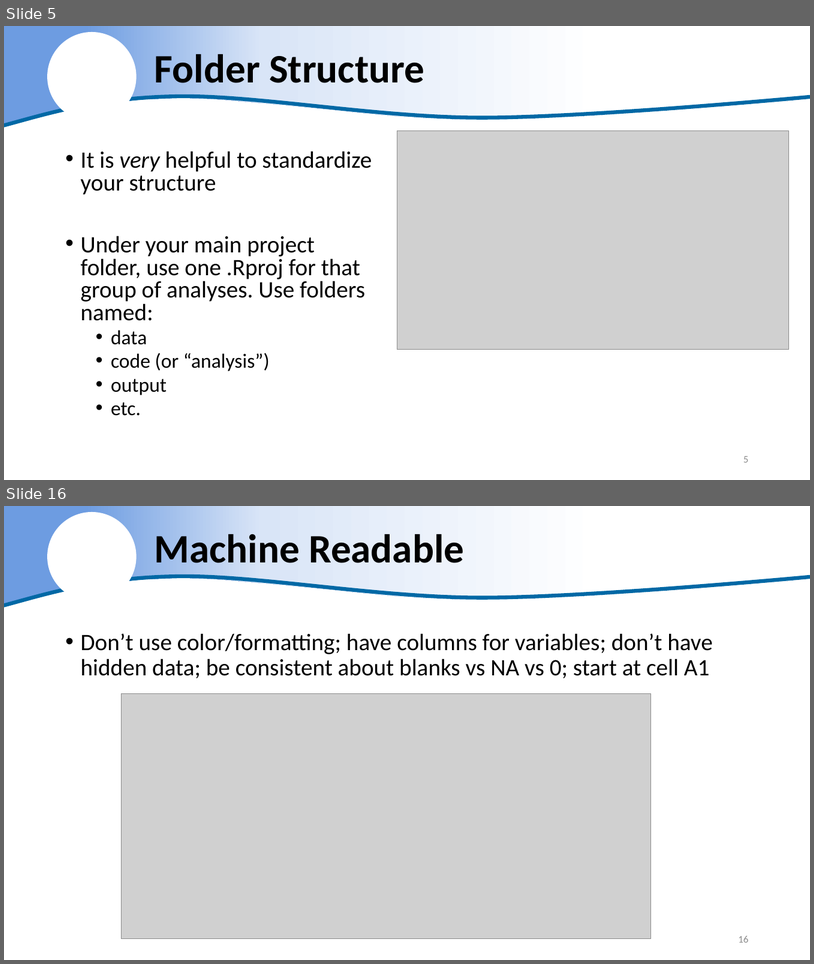
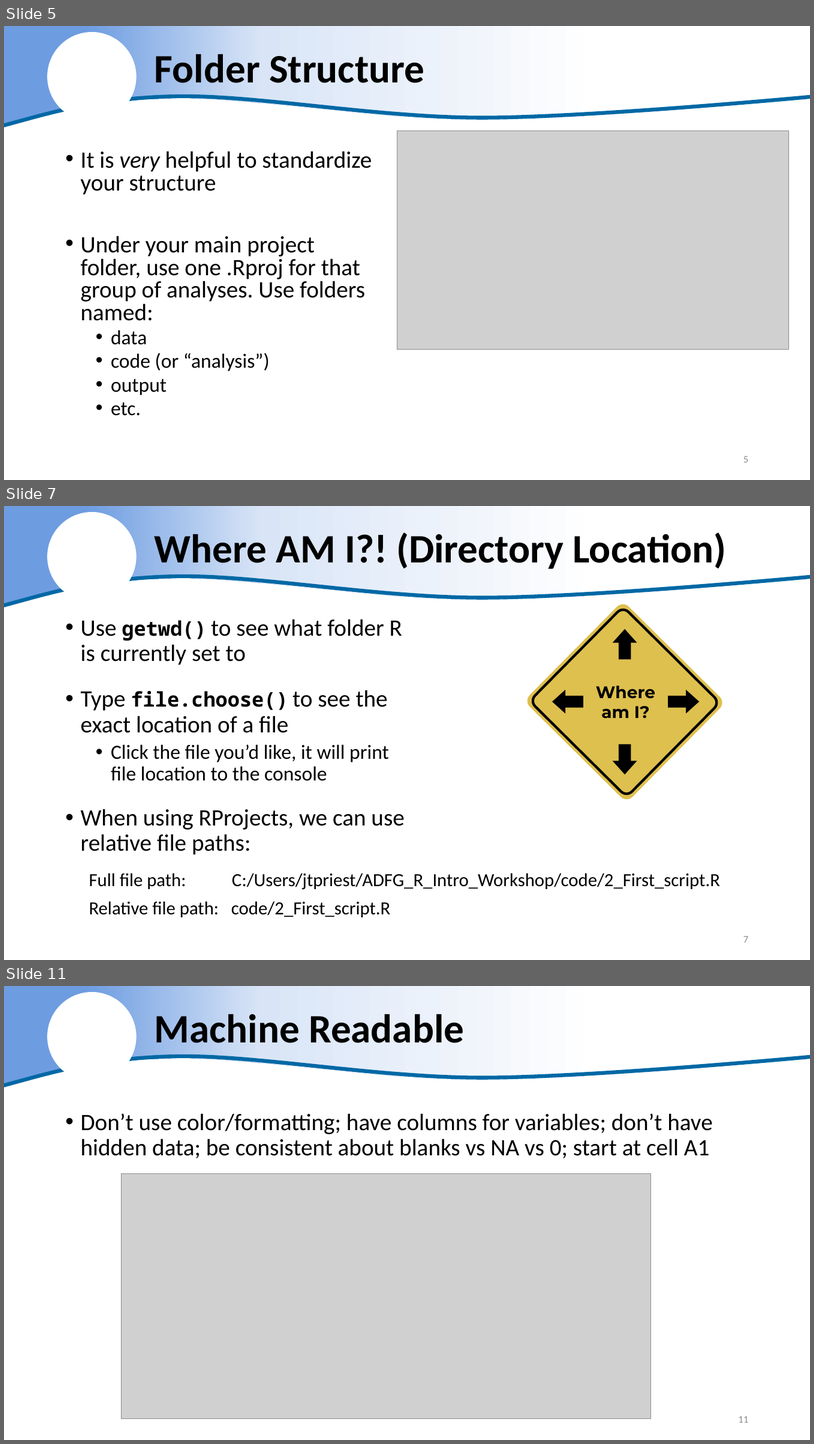
Before and after one commit to justinpriest/ADFG_R_Intro_Workshop, a slide deck: presentations/5 - Reading Real Data.pptx. Shown one above the other, each under a label of ours: slides 5 and 16 before the commit, slides 5, 7 and 11 after it; the slides between them are not shown. The pictures are 814x964 and 814x1444 pixels, drawn with LibreOffice and Linux fonts; fonts in the diff are those of the drawing; grey boxes stand for pictures; background and template pictures are left out. Boxes give left, top, right and bottom in pixels: in the first picture for what was removed or moved away, otherwise in the second. Text is boxed around its words. In the diff, an @@ line names an element or a change of style, - is before the commit and + after.

```diff
--- a/presentations/5 - Reading Real Data.pptx
+++ b/presentations/5 - Reading Real Data.pptx
@@ slide 7 added at <box>4,506,810,960</box>, background #FFFFFF; not listed: 3 template elements that a slide beside it also shows @@
@@ title added at <box>155,529,727,573</box>, 48 pt, text #000000, bold @@
+Where AM I?! (Directory Location)
@@ text added at <box>81,619,404,855</box>, 28 pt, text #000000 @@
+• Use getwd() to see what folder R is currently set to
+• Type file.choose() to see the exact location of a file
+  • Click the file you’d like, it will print file location to the console
+• When using RProjects, we can use relative file paths:
@@ group added at <box>525,601,726,802</box>: 4 right arrows, 2 rounded rectangles, 1 text @@
+Where am I?
@@ text added at <box>89,873,720,917</box>, 22 pt, text #000000 @@
+Full file path: C:/Users/jtpriest/ADFG_R_Intro_Workshop/code/2_First_script.R
+Relative file path: code/2_First_script.R
@@ page number added at <box>744,936,749,942</box>, 12 pt, text #8C8C8C @@
+7
@@ what was slide 16 is now slide 11 @@
@@ page number at <box>738,1416,749,1422</box>: text changed @@
-16
+11
```
Also in this commit, not shown: 12 slides changed, 3 other slides added.
